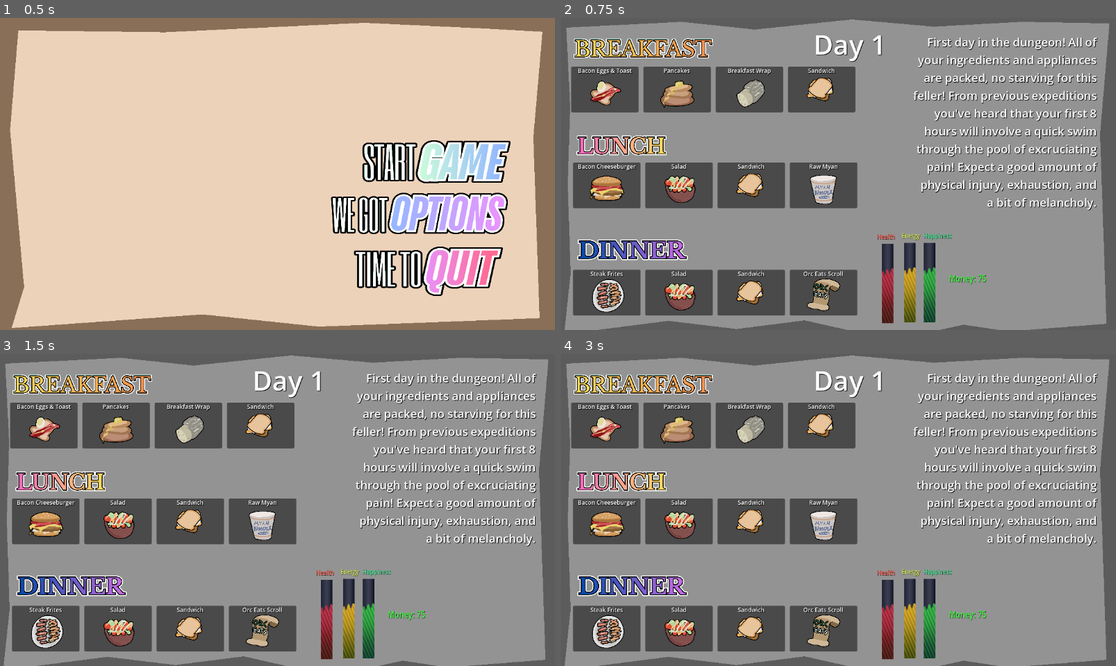
Above: before the commit, frames 1-4 (two rows, left to right).
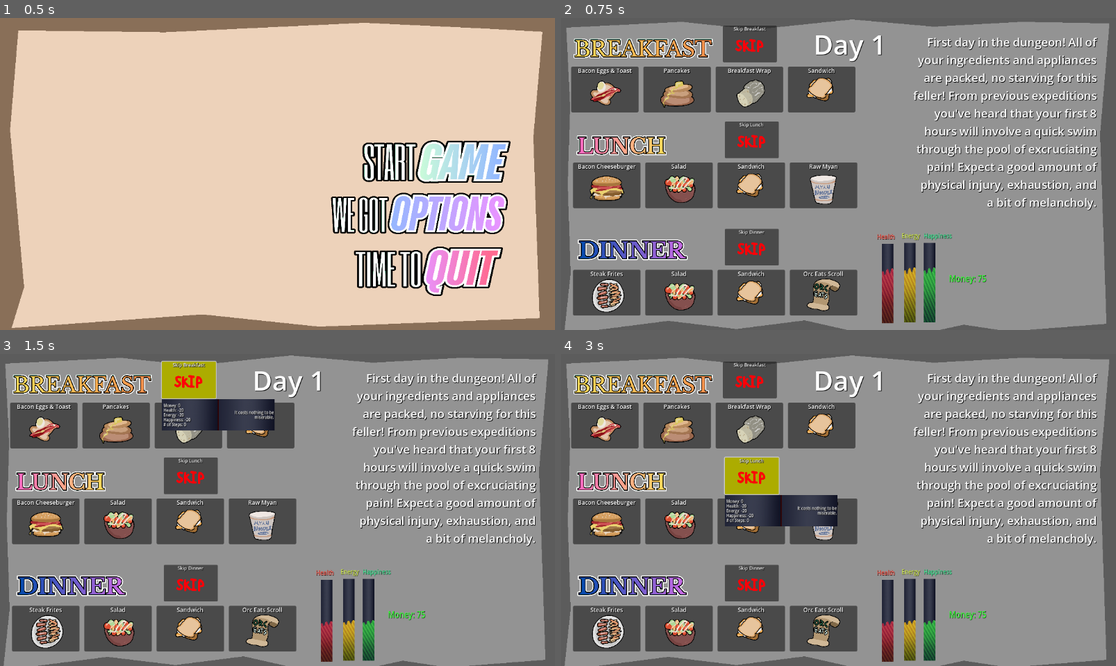
Above: after the commit, the same moments.

Repository: T0mGates/graham-crackers-project2
Game: Godot game, scene res://Scenes/main_menu.tscn
Two runs of this game, one before a commit and one after it. Both use one fixed random seed, a clock stepped at 60 frames per second and the inputs below. The engine's default icon, where the game draws it, is replaced by a stand-in: a white triangle on a blue panel in a dark square.
Inputs (mouse positions are in pixels of both pictures, inside the frame that each line leads up to):
- Up to frame 1 (0.5 s): no input
- Up to frame 2 (0.75 s): click (999, 161) at 0.5 s
- Up to frame 3 (1.5 s): click (188, 378) at 1.25 s, where only the run after the commit has a clickable "Skip Breakfast"
- Up to frame 4 (3 s): click (749, 378) at 2 s, where only the run after the commit has a clickable "Skip Breakfast"; click (749, 475) at 2.75 s, where only the run after the commit has a clickable "Skip Lunch"

Frame 1 is identical in both runs. In frame 2, 3.4% of the frame differs, in the area x 29-40%, y 2-80%; in frame 3, 5.9%; in frame 4, 5.9%, in the area x 29-68%, y 2-99%.

Commit message:
Added Skip Meal Option

Diff:
--- a/Scenes/days.json
+++ b/Scenes/days.json
@@ -1,9 +1,9 @@
 {
 	"1":
 		{
-			"breakfast_options": ["bacon_eggs_toast", "pancakes", "breakfast_wrap", "sandwich"],
-			"lunch_options": ["bacon_cheeseburger", "salad", "sandwich", "raw_myan"],
-			"dinner_options": ["steak_frites", "salad", "sandwich", "orc_eats_scroll"],
+			"breakfast_options": ["bacon_eggs_toast", "pancakes", "breakfast_wrap", "sandwich", "skip"],
+			"lunch_options": ["bacon_cheeseburger", "salad", "sandwich", "raw_myan", "skip"],
+			"dinner_options": ["steak_frites", "salad", "sandwich", "orc_eats_scroll", "skip"],
 			"scenario_description": "First day in the dungeon! All of your ingredients and appliances are packed, no starving fo …(222 unchanged characters)…
 			"eod_health_diff": -20,
 			"eod_energy_diff": -25,
@@ -11,9 +11,9 @@
 		},
 	"2":
 		{
-			"breakfast_options": ["bacon_eggs_toast", "pancakes", "breakfast_wrap", "raw_myan"],
-			"lunch_options": ["bacon_cheeseburger", "salad", "sandwich", "raw_myan"],
-			"dinner_options": ["steak_frites", "bacon_cheeseburger", "raw_myan", "orc_eats_scroll"],
+			"breakfast_options": ["bacon_eggs_toast", "pancakes", "breakfast_wrap", "raw_myan", "skip"],
+			"lunch_options": ["bacon_cheeseburger", "salad", "sandwich", "raw_myan", "skip"],
+			"dinner_options": ["steak_frites", "bacon_cheeseburger", "raw_myan", "orc_eats_scroll", "skip"],
 			"scenario_description": "Your second day! Today's agenda notably includes a battle with Old Orc Oliver. He used to b …(229 unchanged characters)…
 			"eod_health_diff": 0,
 			"eod_energy_diff": -40,
@@ -21,9 +21,9 @@
 		},
 	"3":
 		{
-			"breakfast_options": ["bacon_eggs_toast", "pancakes", "breakfast_wrap", "salad"],
-			"lunch_options": ["bacon_cheeseburger", "salad", "sandwich", "orc_eats_scroll"],
-			"dinner_options": ["steak_frites", "bacon_cheeseburger", "sandwich", "orc_eats_scroll"],
+			"breakfast_options": ["bacon_eggs_toast", "pancakes", "breakfast_wrap", "salad", "skip"],
+			"lunch_options": ["bacon_cheeseburger", "salad", "sandwich", "orc_eats_scroll", "skip"],
+			"dinner_options": ["steak_frites", "bacon_cheeseburger", "sandwich", "orc_eats_scroll", "skip"],
 			"scenario_description": "It's said that the best things come in threes, but that doesn't apply here. Its final boss  …(257 unchanged characters)…
 			"eod_health_diff": -40,
 			"eod_energy_diff": -30,
--- a/Scenes/globals.gd
+++ b/Scenes/globals.gd
@@ -19,6 +19,9 @@
 
 # Timer value
 var timer_time: float		   = 60.0
+
+# Current meal being set up
+var curr_meal: String		   = "Breakfast"
 
 
 
--- a/Scenes/recipe_button.gd
+++ b/Scenes/recipe_button.gd
@@ -27,7 +27,10 @@
 	var recipe_book   	= Globals.get_json_from_file(RECIPE_BOOK_PATH)
 	var recipe_data  	= recipe_book.get(recipe_name_param)
 
-	recipe_label.text 	= recipe_data["proper_name"]
+	if recipe_name_param == "skip":
+		recipe_label.text = "Skip %s" % Globals.curr_meal
+	else:
+		recipe_label.text = recipe_data["proper_name"]
 
 	money_diff 			= recipe_data["cost"]
 	health_diff 		= recipe_data["health_diff"]
--- a/Scenes/recipe_select.gd
+++ b/Scenes/recipe_select.gd
@@ -170,6 +170,7 @@
 						# BREAKFAST
 						var pos_to_set				= breakfast_node.position
 						var num_loops				= 0
+						Globals.curr_meal			= "Breakfast"
 
 						for breakfast_option in breakfast_options_param:
 							var recipe_option_btn 		= recipe_btn_scene.instantiate()
@@ -178,7 +179,11 @@
 
 							breakfast_options.append(recipe_option_btn)
 
-							recipe_option_btn.position 	= pos_to_set + Vector2(150 * num_loops, 50)
+							if breakfast_option == "skip":
+								recipe_option_btn.position 	= pos_to_set + Vector2(150 * 2.1, -35)
+								recipe_option_btn.scale		= recipe_option_btn.scale * 0.8
+							else:
+								recipe_option_btn.position 	= pos_to_set + Vector2(150 * num_loops, 50)
 
 							recipe_option_btn.setup(breakfast_option, false)
 
@@ -187,6 +192,7 @@
 						# LUNCH
 						pos_to_set				= lunch_node.position
 						num_loops				= 0
+						Globals.curr_meal		= "Lunch"
 
 						for lunch_option in lunch_options_param:
 							var recipe_option_btn 		= recipe_btn_scene.instantiate()
@@ -195,7 +201,11 @@
 
 							lunch_options.append(recipe_option_btn)
 
-							recipe_option_btn.position 	= pos_to_set + Vector2(150 * num_loops, 50)
+							if lunch_option == "skip":
+								recipe_option_btn.position 	= pos_to_set + Vector2(150 * 2.1, -35)
+								recipe_option_btn.scale		= recipe_option_btn.scale * 0.8
+							else:
+								recipe_option_btn.position 	= pos_to_set + Vector2(150 * num_loops, 50)
 
 							recipe_option_btn.setup(lunch_option, false)
 
@@ -204,6 +214,7 @@
 						# DINNER
 						pos_to_set				= dinner_node.position
 						num_loops				= 0
+						Globals.curr_meal		= "Dinner"
 
 						for dinner_option in dinner_options_param:
 							var recipe_option_btn 		= recipe_btn_scene.instantiate()
@@ -212,7 +223,11 @@
 
 							dinner_options.append(recipe_option_btn)
 
-							recipe_option_btn.position 	= pos_to_set + Vector2(150 * num_loops, 50)
+							if dinner_option == "skip":
+								recipe_option_btn.position 	= pos_to_set + Vector2(150 * 2.1, -35)
+								recipe_option_btn.scale		= recipe_option_btn.scale * 0.8
+							else:
+								recipe_option_btn.position 	= pos_to_set + Vector2(150 * num_loops, 50)
 
 							recipe_option_btn.setup(dinner_option, true)
 
Binary file removed: Assets/delete_later.PNG
Not shown, removed: Assets/delete_later.PNG.import
